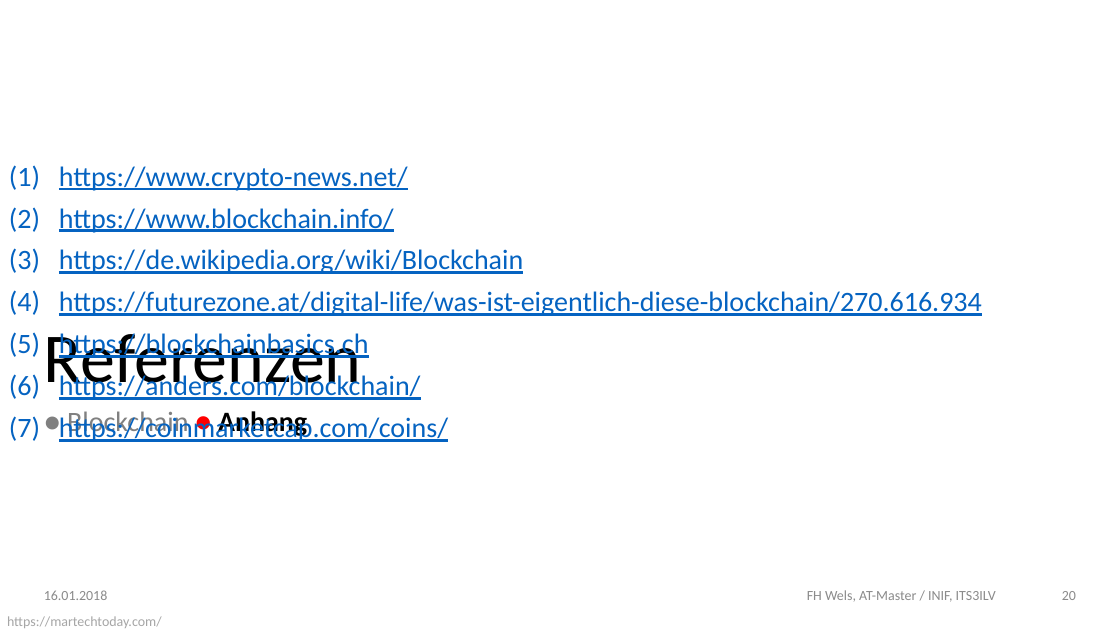
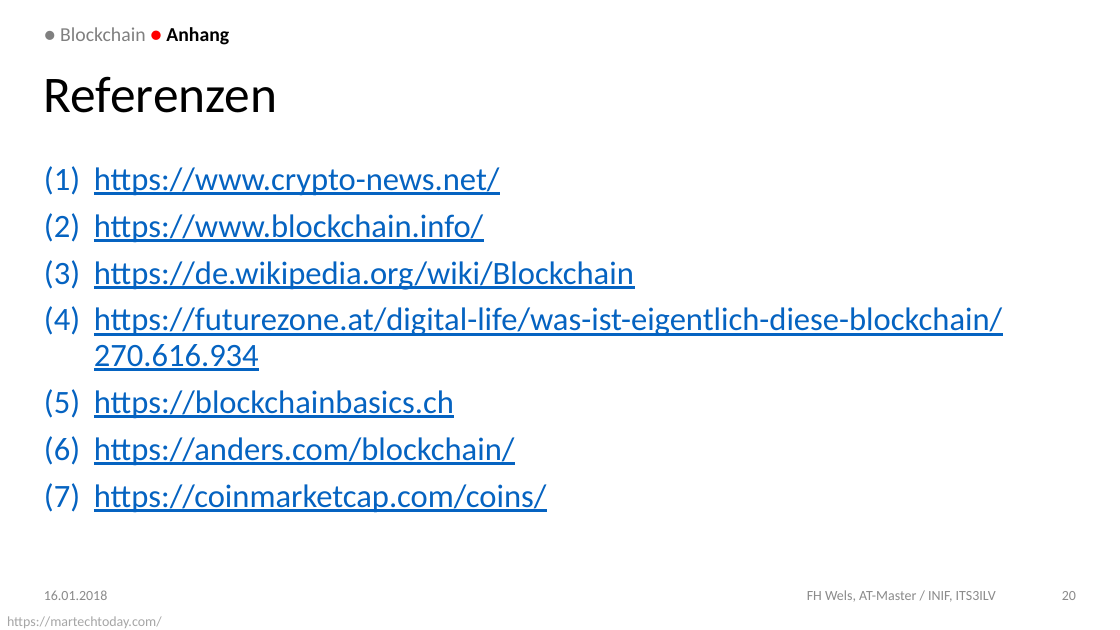
Before and after one commit to DoSchoe/ITS, a slide deck: slide 20 of Präsentation/Blockchain – Technologie.pptx. Drawn at 1120x630 pixels with LibreOffice and Linux fonts; fonts in the diff are those of the drawing; background and template pictures are left out. Boxes give left, top, right and bottom in pixels: in the first picture for what was removed or moved away, otherwise in the second. Text is boxed around its words. In the diff, an @@ line names an element or a change of style, - is before the commit and + after.

```diff
--- a/Präsentation/Blockchain – Technologie.pptx
+++ b/Präsentation/Blockchain – Technologie.pptx
@@ text "● Blockchain ● Anhang" moved from (x1=67, y1=411, x2=307, y2=437) to (x1=60, y1=27, x2=229, y2=45) @@
@@ text "● Blockchain ● Anhang" at (x1=60, y1=27, x2=229, y2=45): size 22.7 to 16 pt; vertical alignment top to middle @@
@@ title "Referenzen" moved from (x1=44, y1=333, x2=362, y2=399) to (x1=44, y1=76, x2=278, y2=113) @@
@@ title "Referenzen" at (x1=44, y1=76, x2=278, y2=113): size 56.7 to 41.6 pt; vertical alignment bottom to middle @@
@@ text "https://www.crypto-news.net/" moved from (x1=59, y1=166, x2=982, y2=442) to (x1=94, y1=167, x2=1002, y2=513) @@
@@ text "https://www.crypto-news.net/" at (x1=94, y1=167, x2=1002, y2=513): size 22.7 to 26.5 pt @@
```
Also in this commit, not shown: 9 other slides changed.
